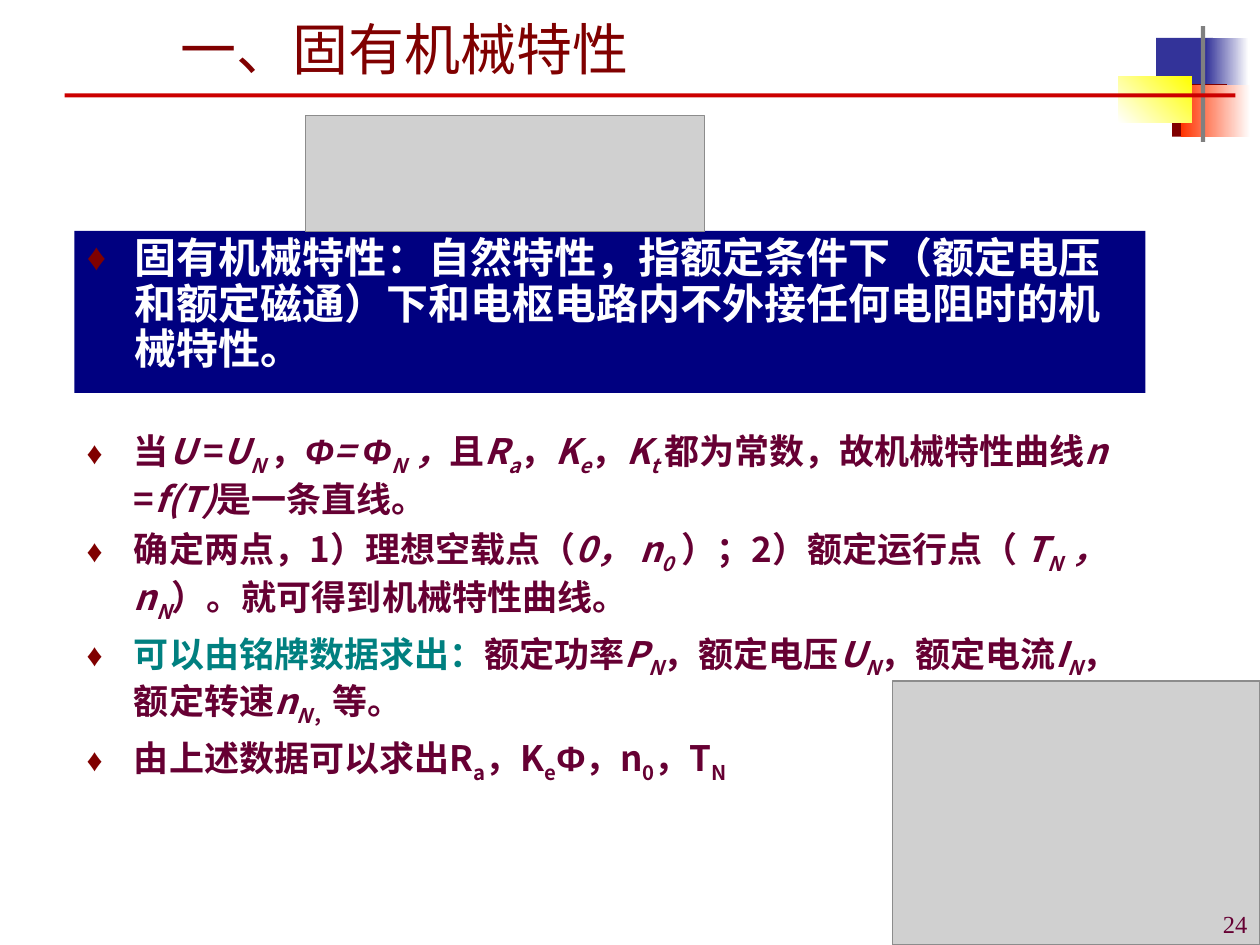
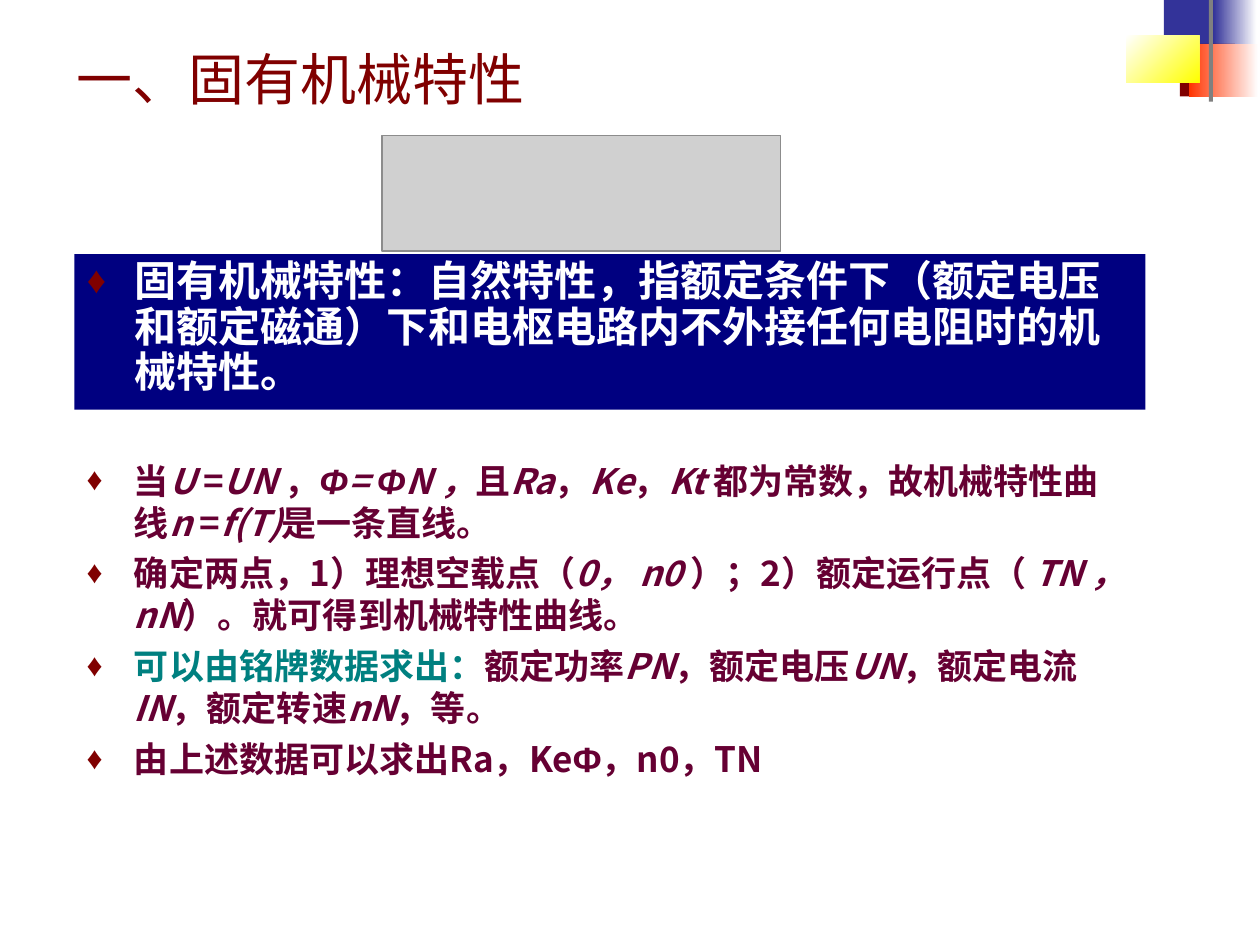
Before and after one commit to origin2007/mechatronic_transmission_control, a slide deck: slide 25 of 课件/机电传动控制3-直流电机.ppt (slide 24 before the commit). Drawn at 1260x945 pixels with LibreOffice and Linux fonts; fonts in the diff are those of the drawing; grey boxes stand for pictures; background and template pictures are left out. Boxes give left, top, right and bottom in pixels: in the first picture for what was removed or moved away, otherwise in the second. Text is boxed around its words. In the diff, an @@ line names an element or a change of style, - is before the commit and + after.

```diff
--- a/课件/机电传动控制3-直流电机.ppt
+++ b/课件/机电传动控制3-直流电机.ppt
@@ 5 rectangles: place and size @@
-5 rectangles at bbox=[1119, 26, 1249, 142]
+5 rectangles at bbox=[1126, 0, 1256, 102]
@@ rectangle at bbox=[1213, 0, 1256, 49]: fill gradient #FFFFFF to #333399 to gradient #333399 to #FFFFFF @@
@@ title "一、固有机械特性": place and size @@
-title "一、固有机械特性" at bbox=[180, 23, 628, 75]
+title "一、固有机械特性" at bbox=[77, 53, 525, 105]
@@ title "一、固有机械特性" at bbox=[77, 53, 525, 105]: font Times New Roman to Arial @@
@@ rectangle: place and size @@
-rectangle at bbox=[1181, 84, 1250, 136]
+rectangle at bbox=[1189, 44, 1259, 96]
@@ line removed from (64, 96) to (1235, 96) @@
@@ picture: place and size @@
-picture at bbox=[305, 116, 704, 232]
+picture at bbox=[382, 135, 781, 251]
@@ text "固有机械特性：自然特性，指额定条件下（额定电压和额定磁通）下和电枢电路内不外接任何电阻时的机械特性。": place and size @@
-text "固有机械特性：自然特性，指额定条件下（额定电压和额定磁通）下和电枢电路内不外接任何电阻时的机械特性。" at bbox=[74, 231, 1145, 393]
+text "固有机械特性：自然特性，指额定条件下（额定电压和额定磁通）下和电枢电路内不外接任何电阻时的机械特性。" at bbox=[74, 255, 1145, 410]
@@ text "当U =UN ，Φ= ΦN ，且Ra，Ke，Kt ...": place and size @@
-text "当U =UN ，Φ= ΦN ，且Ra，Ke，Kt ..." at bbox=[134, 434, 1107, 774]
+text "当U =UN ，Φ= ΦN ，且Ra，Ke，Kt ..." at bbox=[134, 464, 1099, 777]
@@ text "当U =UN ，Φ= ΦN ，且Ra，Ke，Kt ..." at bbox=[134, 464, 1099, 777]: now on the baseline in "=UN ΦN ，且Ra，Ke，Kt", "n0 TN nN）。就可得到机械特性曲线。", "可以由铭牌数据求出：额定功率PN，额定电压UN，额定电流IN，额定转速nN，等。", "由上述数据可以求出Ra，KeΦ，n0，TN" @@
@@ picture removed at bbox=[892, 680, 1260, 945] @@
@@ page number removed at bbox=[1223, 917, 1248, 933] @@
-24
```
Also in this commit, not shown: 61 other slides changed, 1 slide added.
